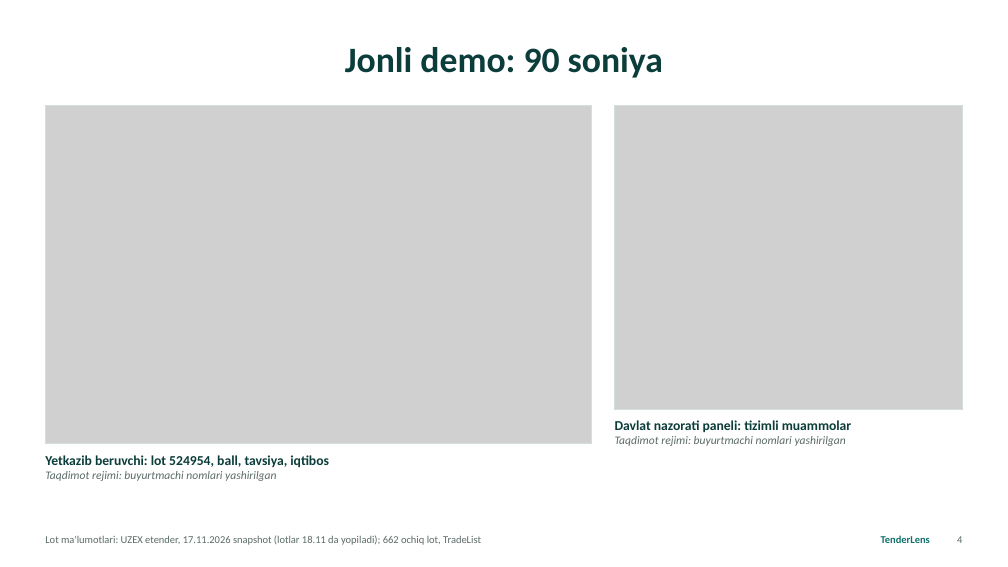
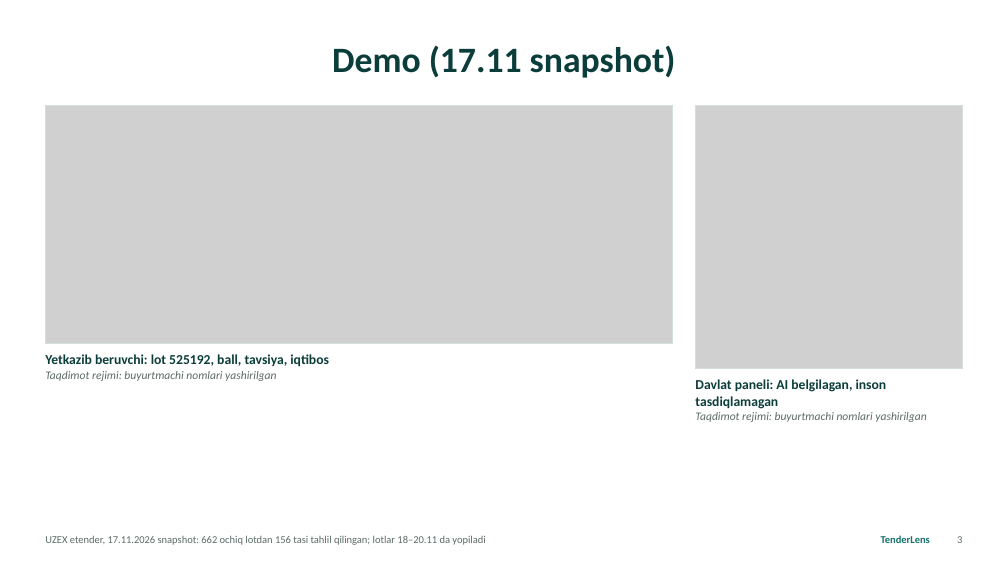
Before and after one commit to kamol1dn/tenderlens, a slide deck: slide 3 of tenderlens/deck/TenderLens.pptx (slide 4 before the commit). Drawn at 1008x567 pixels with LibreOffice and Linux fonts; fonts in the diff are those of the drawing; grey boxes stand for pictures. Boxes give left, top, right and bottom in pixels: in the first picture for what was removed or moved away, otherwise in the second. Text is boxed around its words. In the diff, an @@ line names an element or a change of style, - is before the commit and + after.

```diff
--- a/tenderlens/deck/TenderLens.pptx
+++ b/tenderlens/deck/TenderLens.pptx
@@ title at (332,45,676,78): text changed @@
-Jonli demo: 90 soniya
+Demo (17.11 snapshot)
@@ rectangle: place and size @@
-rectangle at (45,106,592,444)
+rectangle at (45,106,673,343)
@@ picture: place and size @@
-picture at (45,106,592,444)
+picture at (45,106,673,343)
@@ rectangle: place and size @@
-rectangle at (615,106,963,409)
+rectangle at (696,106,963,368)
@@ picture: place and size @@
-picture at (615,106,963,409)
+picture at (696,106,963,368)
@@ text at (45,354,329,366): text changed @@
-Yetkazib beruvchi: lot 524954, ball, tavsiya, iqtibos
+Yetkazib beruvchi: lot 525192, ball, tavsiya, iqtibos
@@ text "Yetkazib beruvchi: lot 525192, ball, ...": place and size @@
-text "Yetkazib beruvchi: lot 525192, ball, ..." at (45,455,329,481)
+text "Yetkazib beruvchi: lot 525192, ball, ..." at (45,354,329,381)
@@ text at (695,379,887,409): text changed @@
-Davlat nazorati paneli: tizimli muammolar
+Davlat paneli: AI belgilagan, inson tasdiqlamagan
@@ text "Davlat paneli: AI belgilagan, inson ...": place and size @@
-text "Davlat paneli: AI belgilagan, inson ..." at (615,420,851,446)
+text "Davlat paneli: AI belgilagan, inson ..." at (695,379,926,422)
@@ text at (45,535,485,545): text changed @@
-Lot ma'lumotlari: UZEX etender, 17.11.2026 snapshot (lotlar 18.11 da yopiladi); 662 ochiq lot, TradeList
+UZEX etender, 17.11.2026 snapshot: 662 ochiq lotdan 156 tasi tahlil qilingan; lotlar 18–20.11 da yopiladi
@@ page number at (957,536,962,543): text changed @@
-4
+3
```
Also in this commit, not shown: 8 other slides changed, 4 slides added, 3 slides removed, 7 other files.
